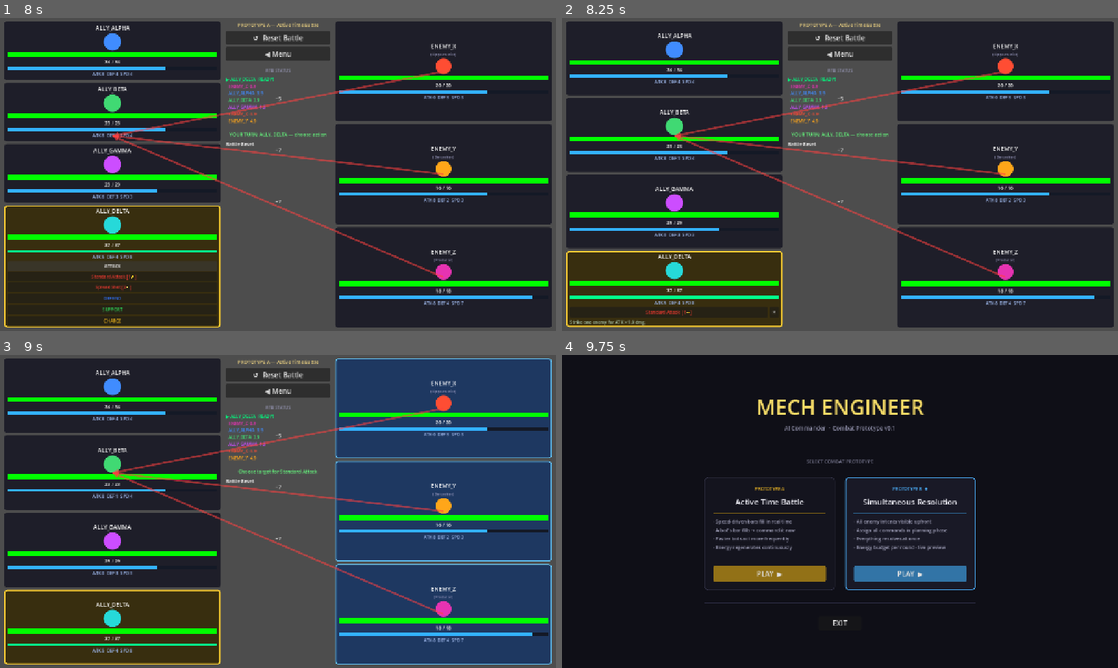
Above: before the commit, frames 1-4 (two rows, left to right).
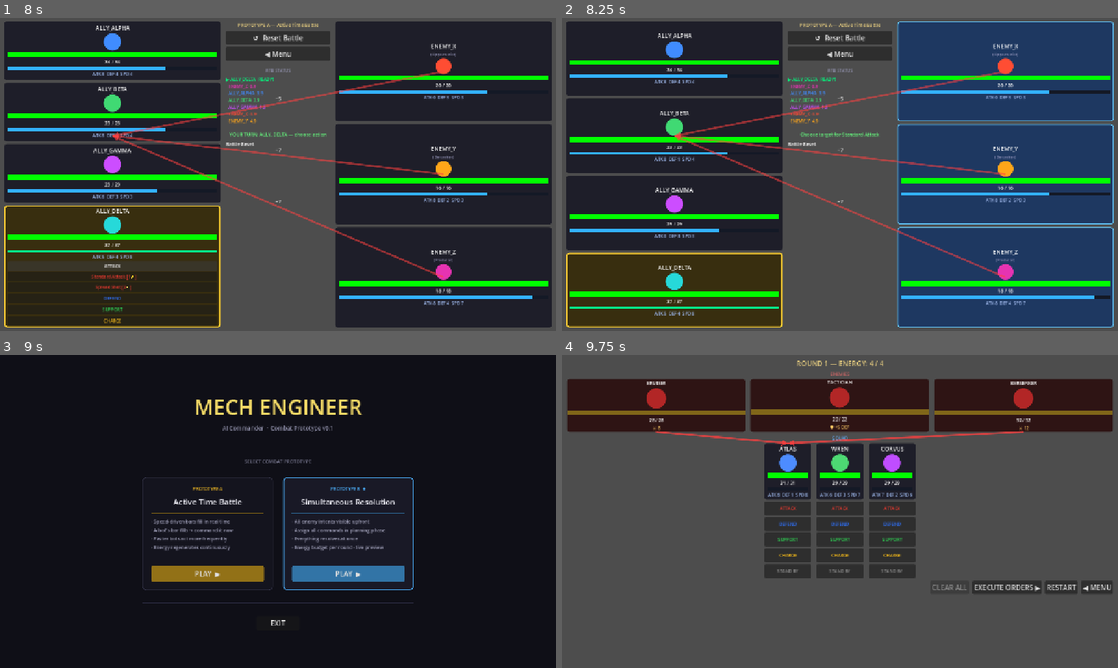
Above: after the commit, the same moments.

Repository: BrickwaII/MechEngineer
Game: Godot game, scene res://menu/main_menu.tscn
Same seed, same stepped clock (60 frames per second), same inputs: the game is played once before the commit and once after it.
Inputs (mouse positions are in pixels of both pictures, inside the frame that each line leads up to):
- Up to frame 1 (8 s): click "PLAY ▶" at 0.5 s; click "◀ Menu" at 1.25 s; click "PLAY ▶" at 2 s; click "↺ Reset Battle" at 2.75 s; move the mouse to (111, 58) at 3.52 s; click (111, 58) at 3.67 s; move the mouse to (111, 136) at 4.27 s; click (111, 136) at 4.42 s; move the mouse to (111, 212) at 5.02 s; click (111, 212) at 5.17 s; move the mouse to (111, 290) at 5.77 s; click (111, 290) at 5.92 s; click "ATTACK" at 6.5 s; click "ATTACK" at 7.25 s
- Up to frame 2 (8.25 s): click "Standard Attack [1⚡]" at 8 s
- Up to frame 3 (9 s): click "Standard Attack [1⚡]" (after the commit: "◀ Menu") at 8.75 s
- Up to frame 4 (9.75 s): click "◀ Menu" (after the commit: "PLAY ▶") at 9.5 s

Frame 1 is identical in both runs. In frame 2, 39% of the frame differs, in the area x 0-100%, y 1-99%; in frame 3, 77%; in frame 4, 95%, in the area x 0-100%, y 0-100%.

Commit message:
Fix skill UI: inline expansion keeps accordion visible, targeted skills fire immediately
Non-targeted skills now expand their description + [✕] inline within the
accordion instead of replacing the whole panel. The rest of the categories
remain visible and usable. A second click on the expanded skill executes it;
[✕] collapses just that skill back to normal.

Targeted skills (single_enemy / single_ally) now emit skill_chosen on the
very first click, jumping straight to the targeting phase without requiring
a second confirmation click.

https://claude.ai/code/session_01Hq1UEyB5oYtHBnZEzr6a3e

Diff:
--- a/battle/bot_card.gd
+++ b/battle/bot_card.gd
@@ -18,6 +18,8 @@
 var _assignment_label: Label
 var _step_panel: VBoxContainer = null
 var _current_skill_slots: Dictionary = {}
+var _expanded_cancel_btn: Button = null
+var _expanded_desc_lbl: Label = null
 
 var _base_style: StyleBoxFlat
 var _highlight_style: StyleBoxFlat
@@ -206,27 +208,75 @@
 
 		var cat_color: Color = d[2] as Color
 		for skill: SkillData in skills:
+			var skill_block := VBoxContainer.new()
+			skill_block.add_theme_constant_override("separation", 2)
+			skill_list.add_child(skill_block)
+
+			var btn_row := HBoxContainer.new()
+			btn_row.add_theme_constant_override("separation", 4)
+			skill_block.add_child(btn_row)
+
 			var sbtn := Button.new()
 			var cost_str := "free" if skill.energy_cost == 0 else "%d⚡" % skill.energy_cost
 			sbtn.text = "  %s [%s]" % [skill.skill_name, cost_str]
-			if skill.description != "":
-				sbtn.tooltip_text = skill.description
 			sbtn.size_flags_horizontal = Control.SIZE_EXPAND_FILL
 			sbtn.custom_minimum_size = Vector2(0, 18)
 			sbtn.add_theme_font_size_override("font_size", 10)
 			sbtn.add_theme_color_override("font_color", cat_color)
+			btn_row.add_child(sbtn)
+
+			var cancel_btn := Button.new()
+			cancel_btn.text = "✕"
+			cancel_btn.custom_minimum_size = Vector2(18, 18)
+			cancel_btn.add_theme_font_size_override("font_size", 9)
+			cancel_btn.visible = false
+			btn_row.add_child(cancel_btn)
+
+			var desc_lbl: Label = null
+			if skill.description != "":
+				desc_lbl = Label.new()
+				desc_lbl.text = skill.description
+				desc_lbl.autowrap_mode = TextServer.AUTOWRAP_WORD_SMART
+				desc_lbl.add_theme_font_size_override("font_size", 10)
+				desc_lbl.add_theme_color_override("font_color", Color(0.65, 0.75, 0.65))
+				desc_lbl.visible = false
+				skill_block.add_child(desc_lbl)
+
 			var s := skill
+			var cb := cancel_btn
+			var dl := desc_lbl
 			sbtn.pressed.connect(func() -> void:
-				SFX.select()
-				_show_expanded_skill(s)
+				if s.target_type == "single_enemy" or s.target_type == "single_ally":
+					SFX.select()
+					skill_chosen.emit(s)
+				elif cb.visible:
+					SFX.confirm()
+					skill_chosen.emit(s)
+				else:
+					SFX.select()
+					_collapse_expanded_skill()
+					_expanded_cancel_btn = cb
+					_expanded_desc_lbl = dl
+					cb.visible = true
+					if dl != null:
+						dl.visible = true
 			)
-			skill_list.add_child(sbtn)
+			cancel_btn.pressed.connect(func() -> void:
+				SFX.cancel_sfx()
+				cb.visible = false
+				if dl != null:
+					dl.visible = false
+				if _expanded_cancel_btn == cb:
+					_expanded_cancel_btn = null
+					_expanded_desc_lbl = null
+			)
 
 		var list := skill_list
 		var step := _step_panel
 		var sec  := section
 		header_btn.pressed.connect(func() -> void:
 			SFX.click()
+			_collapse_expanded_skill()
 			for child: Node in step.get_children():
 				if child is VBoxContainer and child != sec and child.get_child_count() > 1:
 					child.get_child(1).visible = false
@@ -267,48 +317,13 @@
 	if _step_panel:
 		_step_panel.visible = false
 
-func _show_expanded_skill(skill: SkillData) -> void:
-	_clear_step_panel()
-	if _step_panel == null:
-		return
-	_step_panel.visible = true
-
-	var row := HBoxContainer.new()
-	row.add_theme_constant_override("separation", 4)
-	_step_panel.add_child(row)
-
-	var execute_btn := Button.new()
-	var cost_str := "free" if skill.energy_cost == 0 else "%d⚡" % skill.energy_cost
-	execute_btn.text = "%s  [%s]" % [skill.skill_name, cost_str]
-	execute_btn.size_flags_horizontal = Control.SIZE_EXPAND_FILL
-	execute_btn.custom_minimum_size = Vector2(0, 22)
-	execute_btn.add_theme_font_size_override("font_size", 10)
-	execute_btn.add_theme_color_override("font_color", _skill_category_color(skill.command_type))
-	var s := skill
-	execute_btn.pressed.connect(func() -> void:
-		SFX.confirm()
-		skill_chosen.emit(s)
-	)
-	row.add_child(execute_btn)
-
-	var cancel_btn := Button.new()
-	cancel_btn.text = "✕"
-	cancel_btn.custom_minimum_size = Vector2(22, 22)
-	cancel_btn.add_theme_font_size_override("font_size", 11)
-	var slots := _current_skill_slots
-	cancel_btn.pressed.connect(func() -> void:
-		SFX.cancel_sfx()
-		show_skill_accordion(slots)
-	)
-	row.add_child(cancel_btn)
-
-	if skill.description != "":
-		var desc_lbl := Label.new()
-		desc_lbl.text = skill.description
-		desc_lbl.autowrap_mode = TextServer.AUTOWRAP_WORD_SMART
-		desc_lbl.add_theme_font_size_override("font_size", 10)
-		desc_lbl.add_theme_color_override("font_color", Color(0.65, 0.75, 0.65))
-		_step_panel.add_child(desc_lbl)
+func _collapse_expanded_skill() -> void:
+	if _expanded_cancel_btn != null and is_instance_valid(_expanded_cancel_btn):
+		_expanded_cancel_btn.visible = false
+	if _expanded_desc_lbl != null and is_instance_valid(_expanded_desc_lbl):
+		_expanded_desc_lbl.visible = false
+	_expanded_cancel_btn = null
+	_expanded_desc_lbl = null
 
 func _skill_category_color(command_type: String) -> Color:
 	match command_type:
@@ -326,6 +341,8 @@
 func _clear_step_panel() -> void:
 	if _step_panel == null:
 		return
+	_expanded_cancel_btn = null
+	_expanded_desc_lbl = null
 	for child in _step_panel.get_children():
 		child.queue_free()
 
